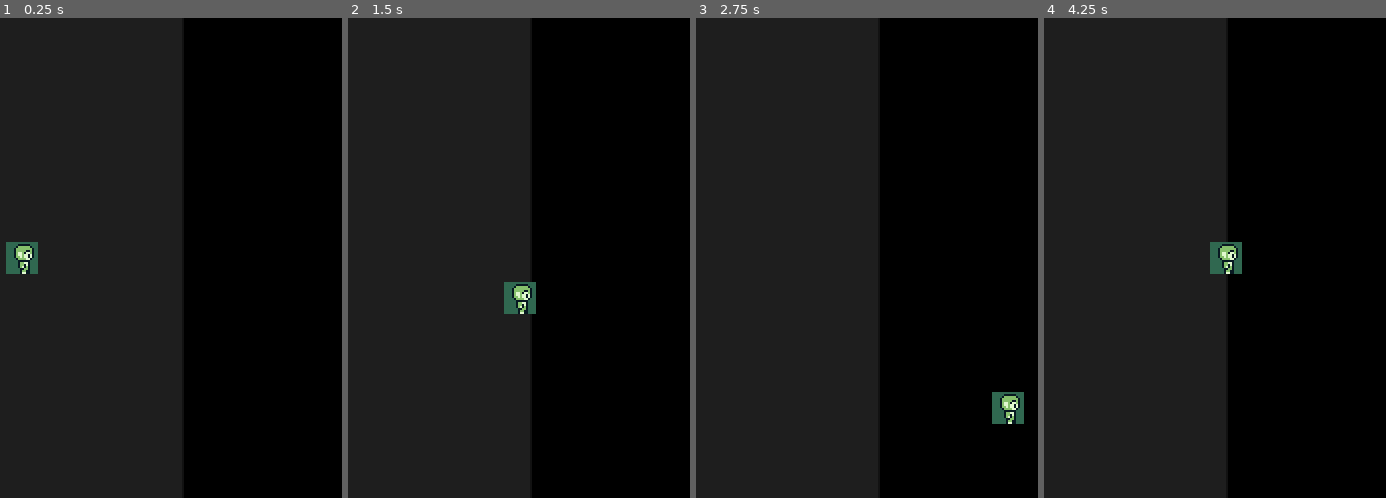
Above: before the commit, frames 1-4 (left to right).
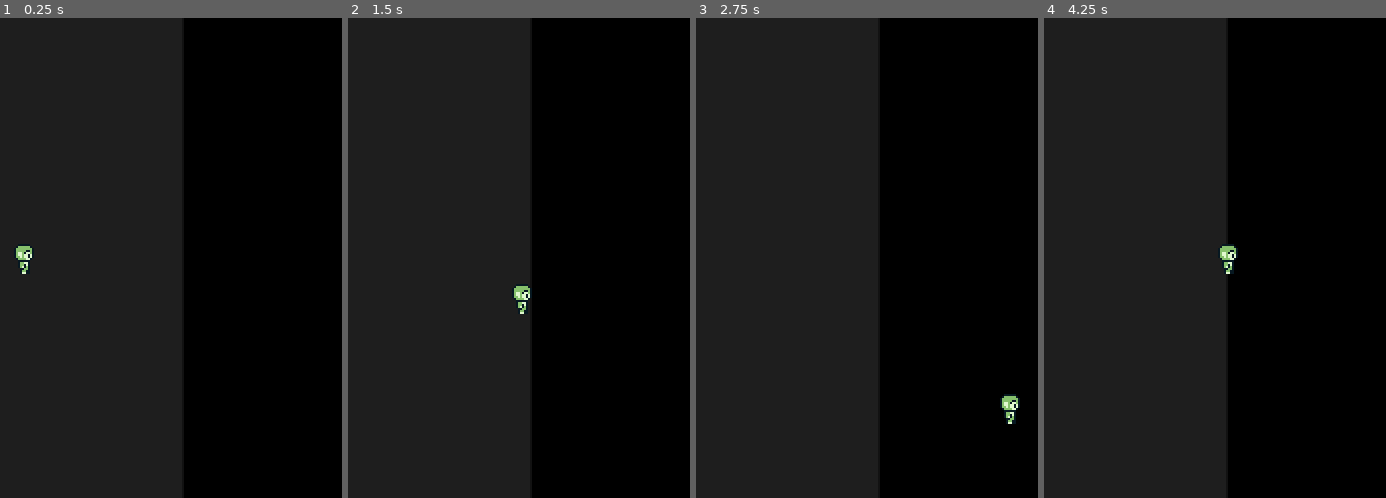
Above: after the commit, the same moments.

Repository: AmmarRica/BoardToScreen
Game: Godot game, scene res://Levels/DemoLevels/player_movement_demo_scene.tscn
Same seed, same stepped clock (60 frames per second), same inputs: the game is played once before the commit and once after it.
Inputs:
- Up to frame 1 (0.25 s): no input
- Up to frame 2 (1.5 s): tap Enter at 0.5 s; hold D (right) 0.53-1.28 s; hold S (down) from 1.28 s (still down)
- Up to frame 3 (2.75 s): release S (down) at 2.03 s; hold D (right) from 2.03 s (still down)
- Up to frame 4 (4.25 s): release D (right) at 2.78 s; hold W (up) 2.78-3.53 s; hold A (left) from 3.53 s (still down)

The runs differ from the first frame. In frame 1, 0.4% of the frame differs, in the area x 1-12%, y 46-54%; in frame 2, 0.4%; in frame 3, 0.4%; in frame 4, 0.4%.

Commit message:
removed green background for players

Diff:
--- a/Levels/DemoLevels/Player.gd
+++ b/Levels/DemoLevels/Player.gd
@@ -19,6 +19,8 @@
 
 	move_and_slide()
 
+# will axdd different directions later
+
 	if velocity.length() != 0:
 		$AnimatedSprite2D.play()
 	else :
Binary file changed: Assets/8-Directional Gameboy Character Template/loose sprites.png
